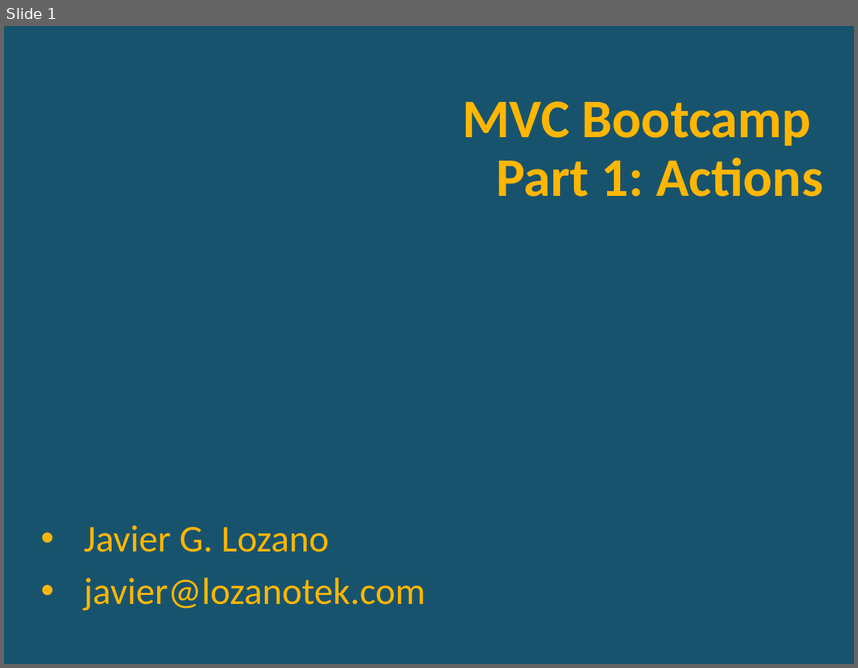
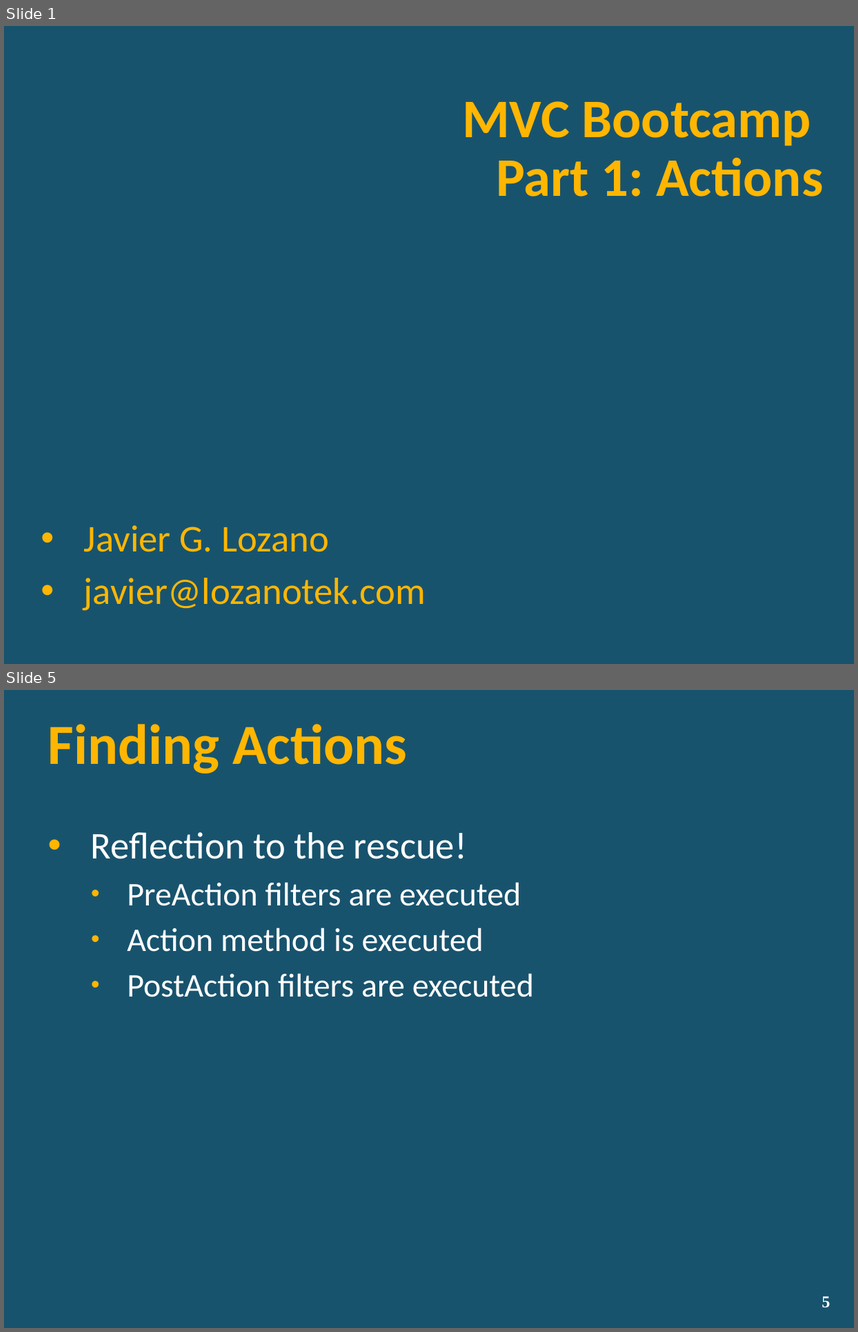
Before and after one commit to lozanotek/MVCBootcamp, a slide deck: slides/part1_actions.pptx. Shown one above the other, each under a label of ours: slide 1 before the commit, slides 1 and 5 after it; the slides between them are not shown. The pictures are 858x668 and 858x1332 pixels, drawn with LibreOffice and Linux fonts; fonts in the diff are those of the drawing; background and template pictures are left out. Boxes give left, top, right and bottom in pixels: in the first picture for what was removed or moved away, otherwise in the second. Text is boxed around its words. In the diff, an @@ line names an element or a change of style, - is before the commit and + after.

```diff
--- a/slides/part1_actions.pptx
+++ b/slides/part1_actions.pptx
@@ slide 5 added at <box>4,690,854,1328</box>, background picture (left out) @@
@@ title added at <box>48,724,407,773</box>, 48 pt, text #FFB601, bold @@
+Finding Actions
@@ text added at <box>91,832,534,997</box>, 28 pt, text #FFFFFF @@
+• Reflection to the rescue!
+  • PreAction filters are executed
+  • Action method is executed
+  • PostAction filters are executed
@@ page number added at <box>822,1296,830,1308</box>, 14 pt, text #FFFFFF, bold @@
+5
```
Also in this commit, not shown: 8 other slides added, 2 slides removed.
